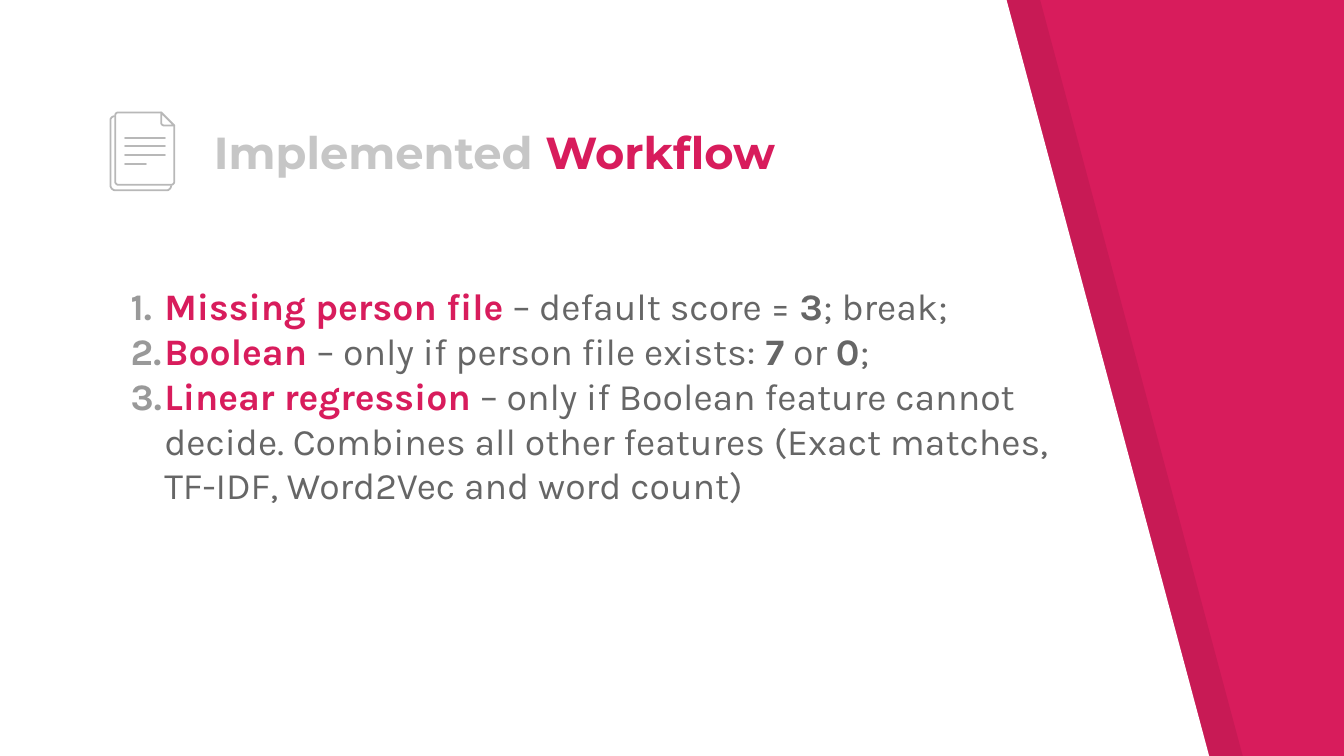
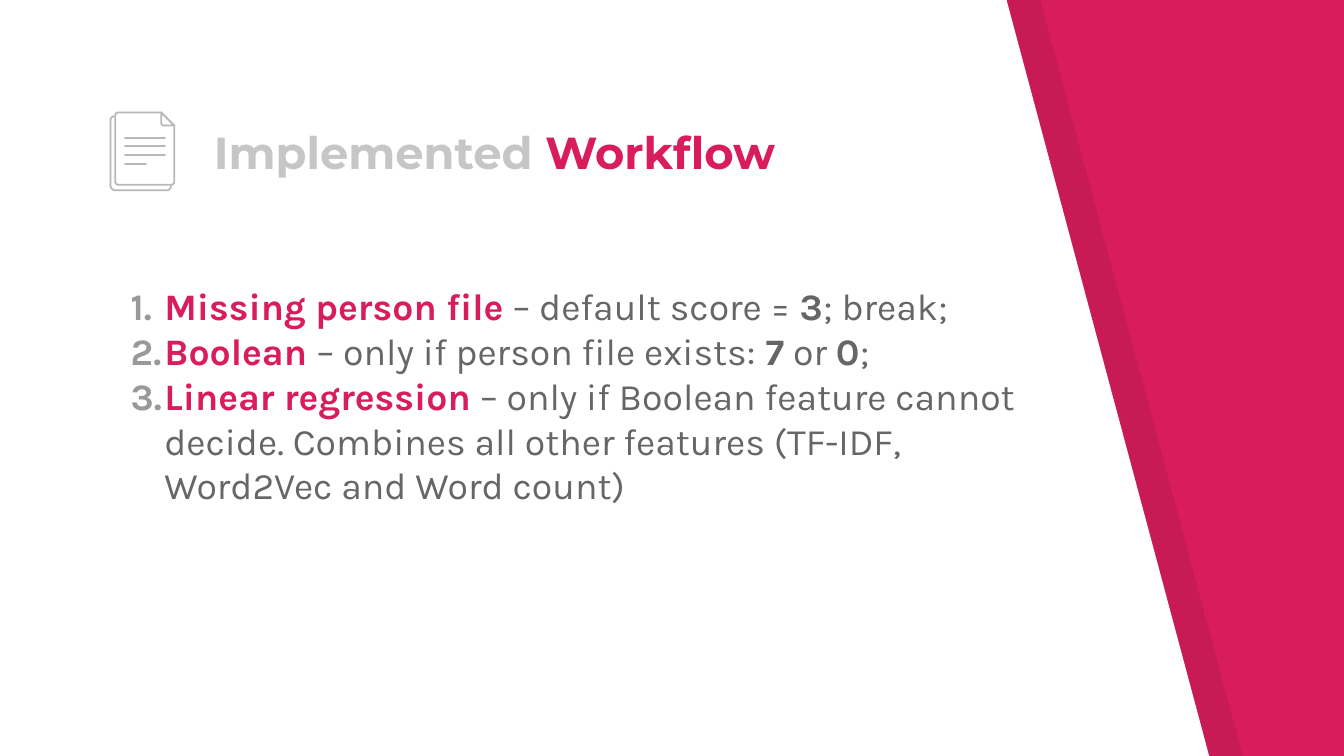
Before and after one commit to wsdm-cup-2017/goosefoot, a slide deck: slide 10 of docs/wsdm.pptx. Drawn at 1344x756 pixels with LibreOffice and Linux fonts; fonts in the diff are those of the drawing. Boxes give left, top, right and bottom in pixels: in the first picture for what was removed or moved away, otherwise in the second. Text is boxed around its words. In the diff, an @@ line names an element or a change of style, - is before the commit and + after.

```diff
--- a/docs/wsdm.pptx
+++ b/docs/wsdm.pptx
@@ text at (131, 383, 1014, 503): text changed @@
-3. Linear regression – only if Boolean feature cannot decide. Combines all other features (Exact matches, TF-IDF, Word2Vec and word count)
+3. Linear regression – only if Boolean feature cannot decide. Combines all other features (TF-IDF, Word2Vec and Word count)
```
Also in this commit, not shown: 3 other slides changed.
